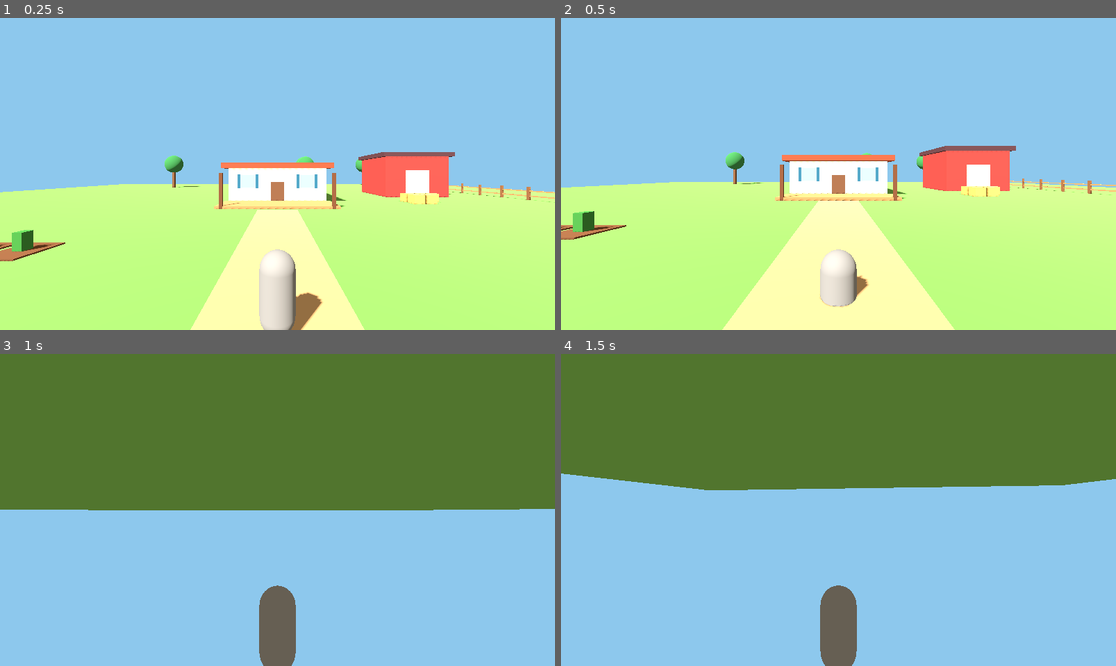
Above: before the commit, frames 1-4 (two rows, left to right).
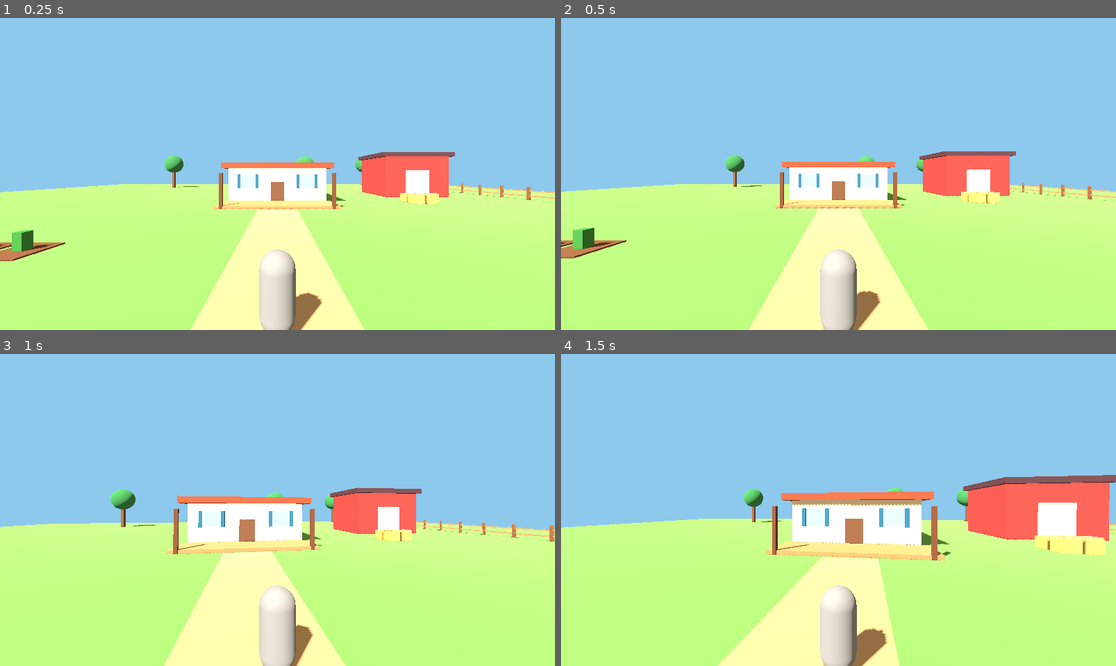
Above: after the commit, the same moments.

Repository: juniordev830/pixel-farm-seasons
Game: Godot game, scene res://main.tscn
Same seed, same stepped clock (60 frames per second), same inputs: the game is played once before the commit and once after it.
Inputs (mouse positions are in pixels of both pictures, inside the frame that each line leads up to):
- Up to frame 1 (0.25 s): no input
- Up to frame 2 (0.5 s): no input
- Up to frame 3 (1 s): tap Enter (ui_accept) at 0.5, 0.77 s; move the mouse to (305, 510) at 0.52 s; hold Up (ui_up) from 0.53 s (still down); hold Shift from 0.53 s (still down)
- Up to frame 4 (1.5 s): keep holding Up (ui_up); move the mouse to (810, 510) at 1.27 s; release Shift at 1.28 s; tap E at 1.35 s

Frame 1 is identical in both runs. In frame 2, 8.2% of the frame differs, in the area x 0-100%, y 40-100%; in frame 3, 97%, in the area x 0-100%, y 0-100%; in frame 4, 94%.

Commit message:
fix: connect terrain collision to main scene

Diff:
--- a/godot/main.tscn
+++ b/godot/main.tscn
@@ -1,8 +1,9 @@
-[gd_scene load_steps=4 format=3]
+[gd_scene load_steps=5 format=3]
 
 [ext_resource type="PackedScene" path="res://player.tscn" id="1"]
 [ext_resource type="Script" path="res://farm_environment.gd" id="2"]
 [ext_resource type="Script" path="res://farm_props.gd" id="3"]
+[ext_resource type="Script" path="res://ground_collision.gd" id="4"]
 
 [node name="Main" type="Node3D"]
 
@@ -12,5 +13,8 @@
 [node name="Decorations" type="Node3D" parent="."]
 script = ExtResource("3")
 
+[node name="GroundCollision" type="StaticBody3D" parent="."]
+script = ExtResource("4")
+
 [node name="Player" parent="." instance=ExtResource("1")]
 position = Vector3(0, 1.3, 12)
